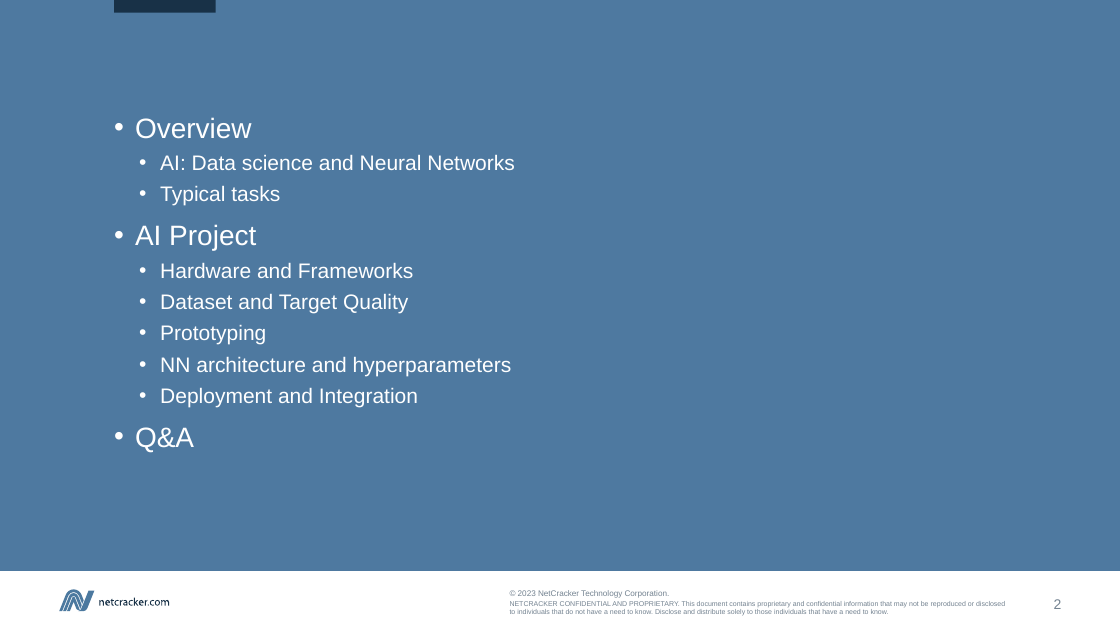
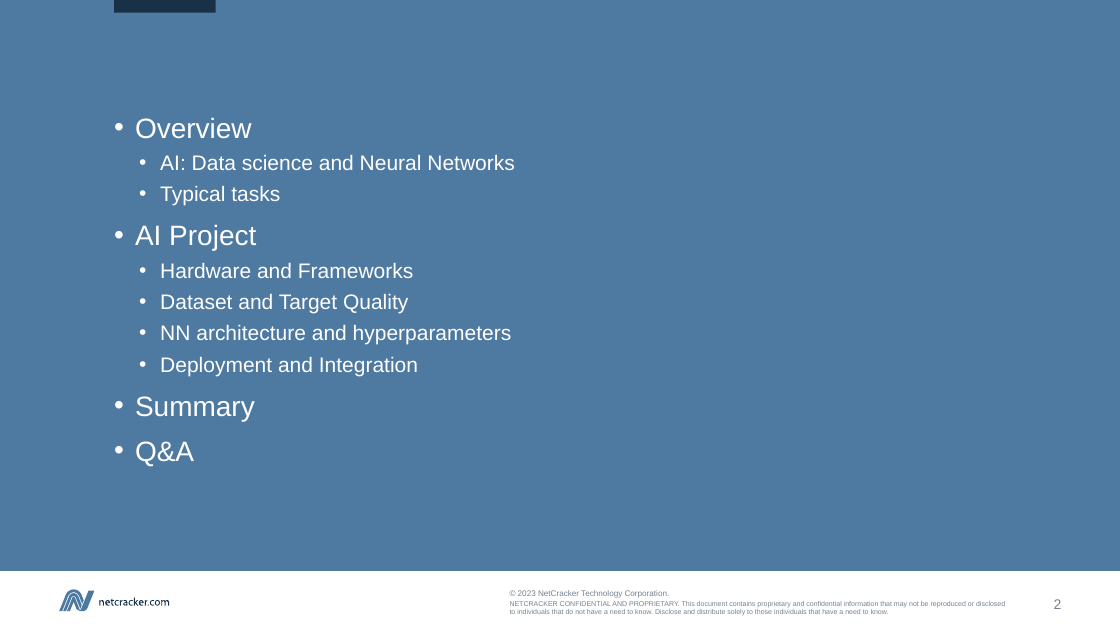
Before and after one commit to kvoloshenko/CLA, a slide deck: slide 2 of CLA_AI_01_en.pptx. Drawn at 1120x630 pixels with LibreOffice and Linux fonts; fonts in the diff are those of the drawing. Boxes give left, top, right and bottom in pixels: in the first picture for what was removed or moved away, otherwise in the second. Text is boxed around its words. In the diff, an @@ line names an element or a change of style, - is before the commit and + after.

```diff
--- a/CLA_AI_01_en.pptx
+++ b/CLA_AI_01_en.pptx
@@ text at bbox=[160, 325, 266, 345]: paragraph removed @@
-  • Prototyping
@@ text at bbox=[135, 396, 255, 421]: paragraph added @@
+• Summary
```
Also in this commit, not shown: 3 other slides changed, 2 slides removed, 2 other files.
